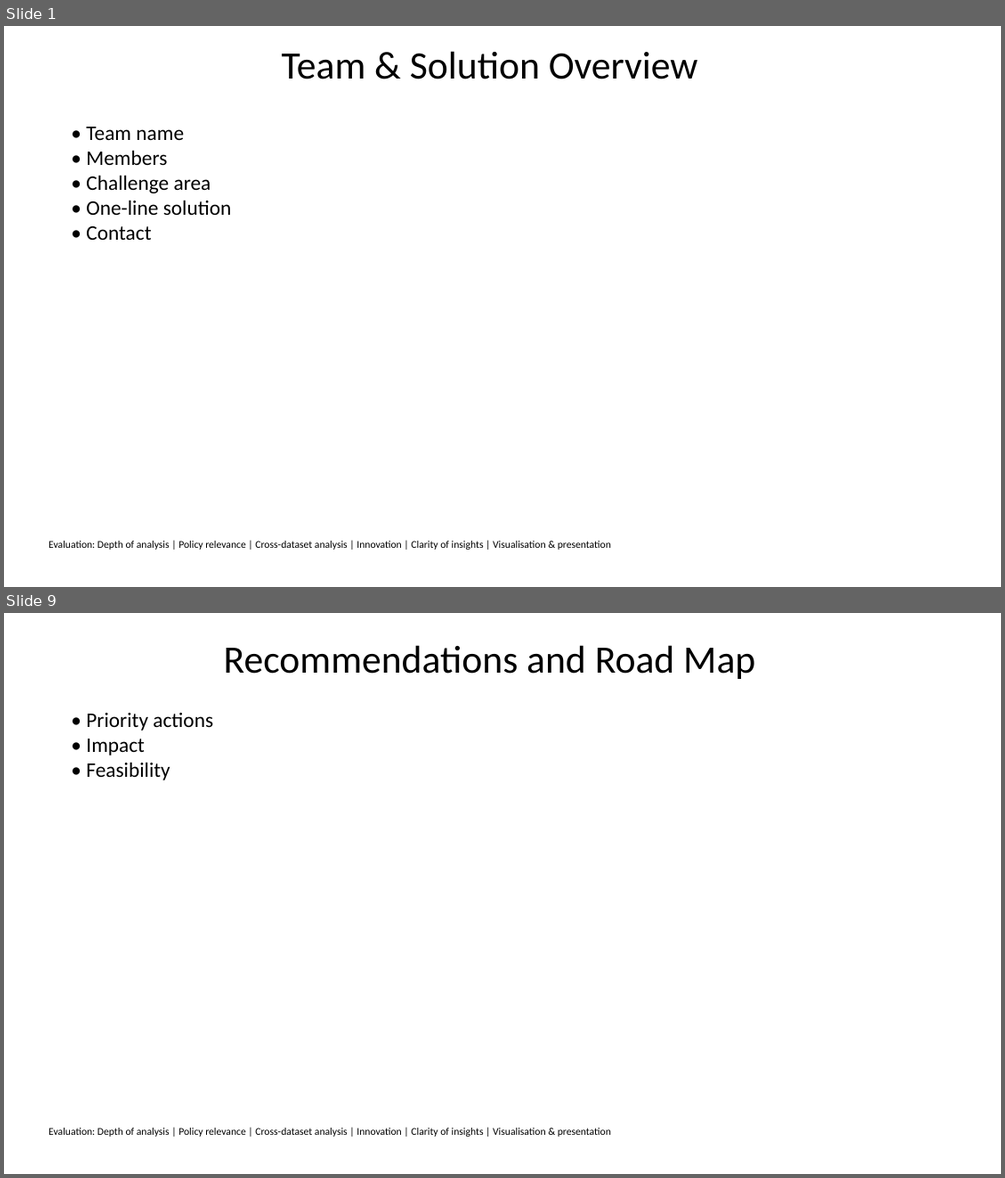
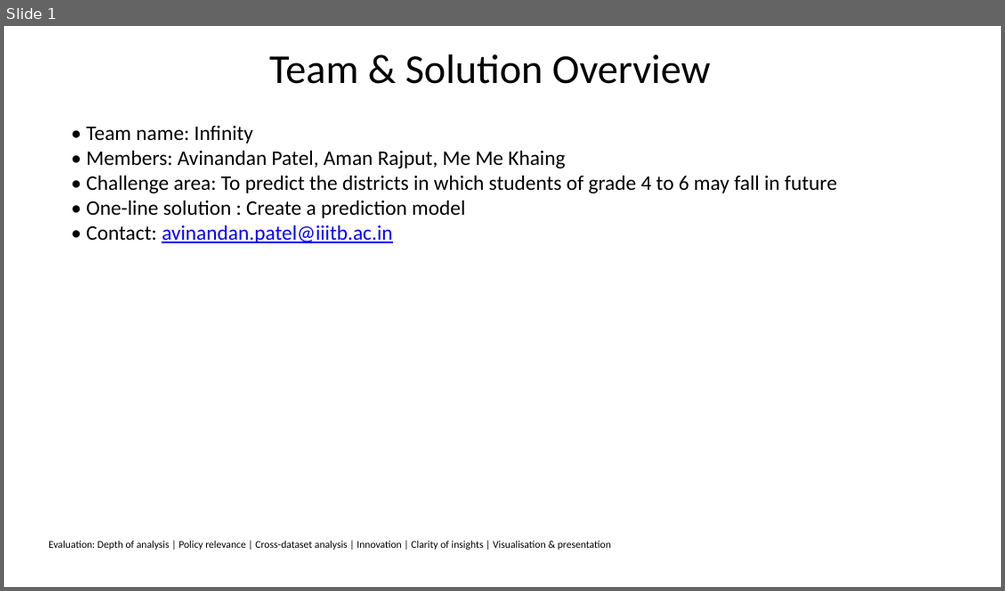
Before and after one commit to AvinandanPatel/infinity, a slide deck: slides.pptx. Shown one above the other, each under a label of ours: slides 1 and 9 before the commit, slide 1 after it; the slides between them are not shown. The pictures are 1005x1178 and 1005x591 pixels, drawn with LibreOffice and Linux fonts; fonts in the diff are those of the drawing. Boxes give left, top, right and bottom in pixels: in the first picture for what was removed or moved away, otherwise in the second. Text is boxed around its words. In the diff, an @@ line names an element or a change of style, - is before the commit and + after.

```diff
--- a/slides.pptx
+++ b/slides.pptx
@@ slide 9 removed at (x1=4, y1=613, x2=1001, y2=1174), background #FFFFFF @@
@@ title removed at (x1=224, y1=645, x2=755, y2=679) @@
-Recommendations and Road Map
@@ text removed at (x1=86, y1=713, x2=213, y2=780) @@
-• Priority actions
-• Impact
-• Feasibility
@@ text removed at (x1=48, y1=1127, x2=611, y2=1136) @@
-Evaluation: Depth of analysis | Policy relevance | Cross-dataset analysis | Innovation | Clarity of insights | Visualisation & presentation
@@ slide 1 changed as well @@
@@ title "Team & Solution Overview" at (x1=269, y1=54, x2=711, y2=84): size 37.4 to 39.6 pt; line spacing 0.8 to 1 @@
@@ text at (x1=86, y1=126, x2=837, y2=243): text changed @@
-• Team name
-• Members
-• Challenge area
-• One-line solution
-• Contact
+• Team name: Infinity
+• Members: Avinandan Patel, Aman Rajput, Me Me Khaing
+• Challenge area: To predict the districts in which students of grade 4 to 6 may fall in future
+• One-line solution : Create a prediction model
+• Contact: avinandan.patel@iiitb.ac.in
```
Also in this commit, not shown: 5 other slides changed, 5 slides added, 4 other slides removed, 6 other files.
